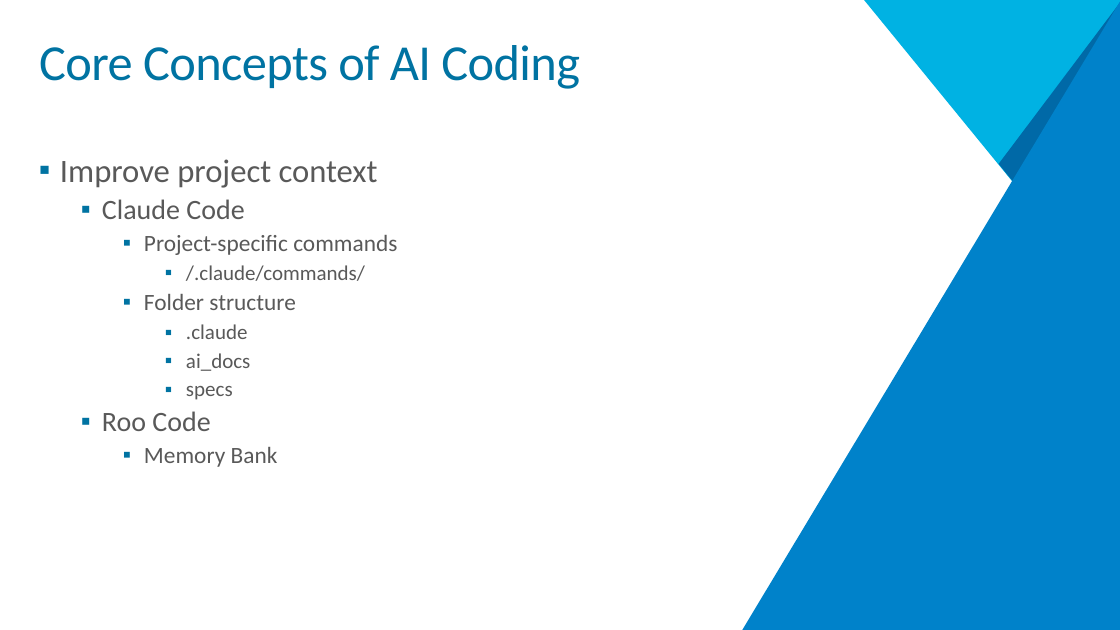
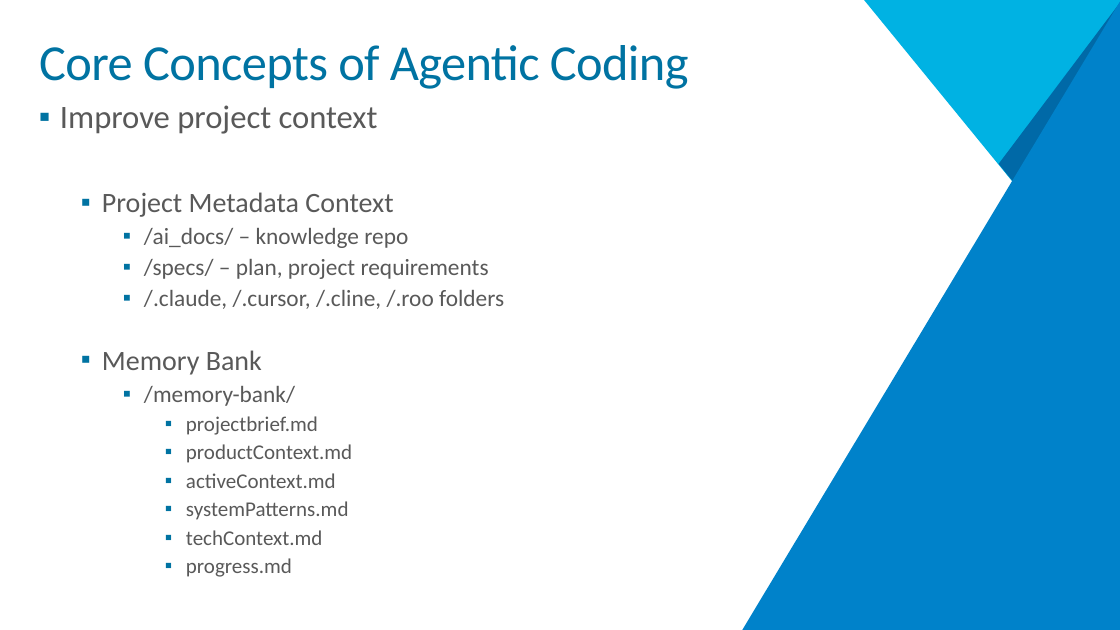
Before and after one commit to MarkG/architecture-next-2025, a slide deck: slide 7 of presentation/Vibe Coding.pptx. Drawn at 1120x630 pixels with LibreOffice and Linux fonts; fonts in the diff are those of the drawing; background and template pictures are left out. Boxes give left, top, right and bottom in pixels: in the first picture for what was removed or moved away, otherwise in the second. Text is boxed around its words. In the diff, an @@ line names an element or a change of style, - is before the commit and + after.

Commit message:
presentation - v2

```diff
--- a/presentation/Vibe Coding.pptx
+++ b/presentation/Vibe Coding.pptx
@@ title at (x1=39, y1=45, x2=689, y2=89): text changed @@
-Core Concepts of AI Coding
+Core Concepts of Agentic Coding
@@ text "Improve project context" moved from (x1=60, y1=159, x2=397, y2=467) to (x1=60, y1=105, x2=504, y2=577) @@
@@ text at (x1=102, y1=192, x2=504, y2=309): text changed @@
-  ▪ Claude Code
-    ▪ Project-specific commands
-      ▪ /.claude/commands/
-    ▪ Folder structure
-      ▪ .claude
-      ▪ ai_docs
-      ▪ specs
-  ▪ Roo Code
+  ▪ Project Metadata Context
+    ▪ /ai_docs/ – knowledge repo
+    ▪ /specs/ – plan, project requirements
+    ▪ /.claude, /.cursor, /.cline, /.roo folders
@@ text at (x1=102, y1=350, x2=262, y2=375): size 20 to 24 pt in "Memory Bank"; list level 3 to 2 in "Memory Bank" @@
@@ text at (x1=144, y1=386, x2=352, y2=577): paragraphs added @@
+    ▪ /memory-bank/
+      ▪ projectbrief.md
+      ▪ productContext.md
+      ▪ activeContext.md
+      ▪ systemPatterns.md
+      ▪ techContext.md
+      ▪ progress.md
```
Also in this commit, not shown: 4 slides added, 2 slides removed, 6 other files.
